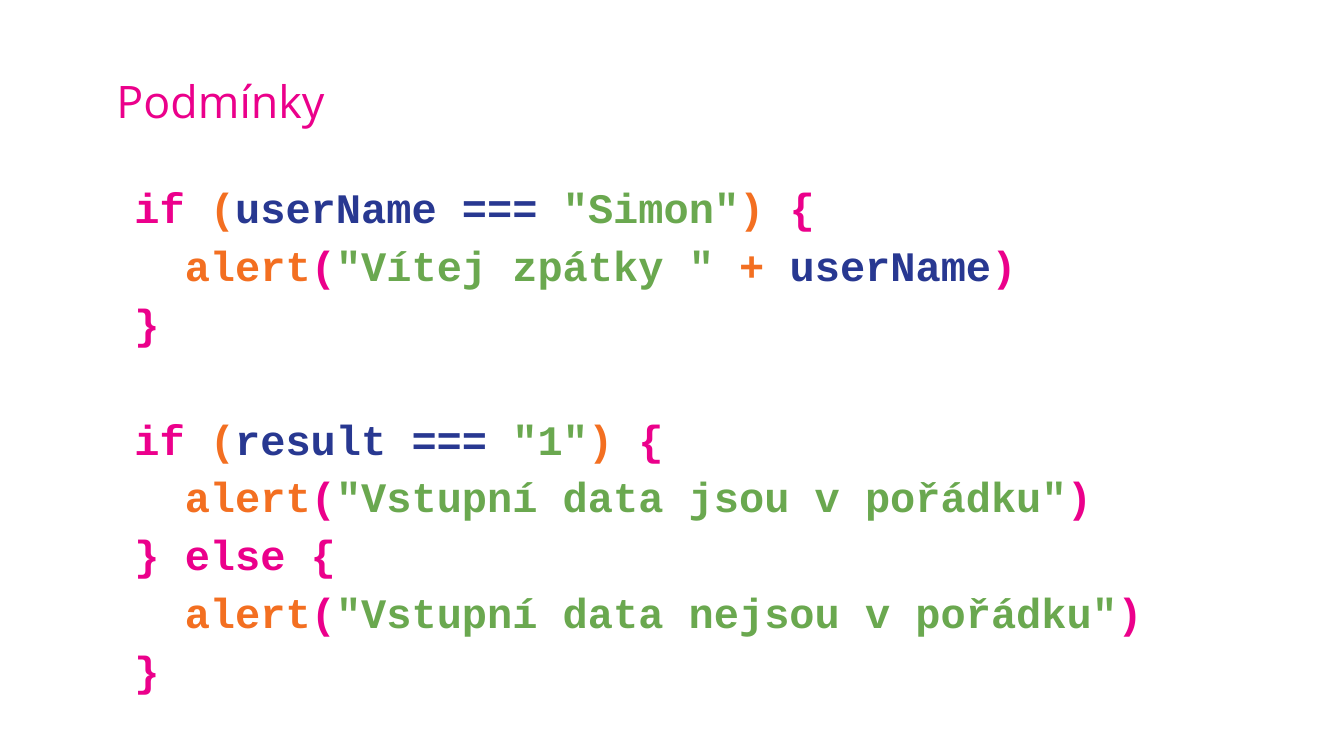
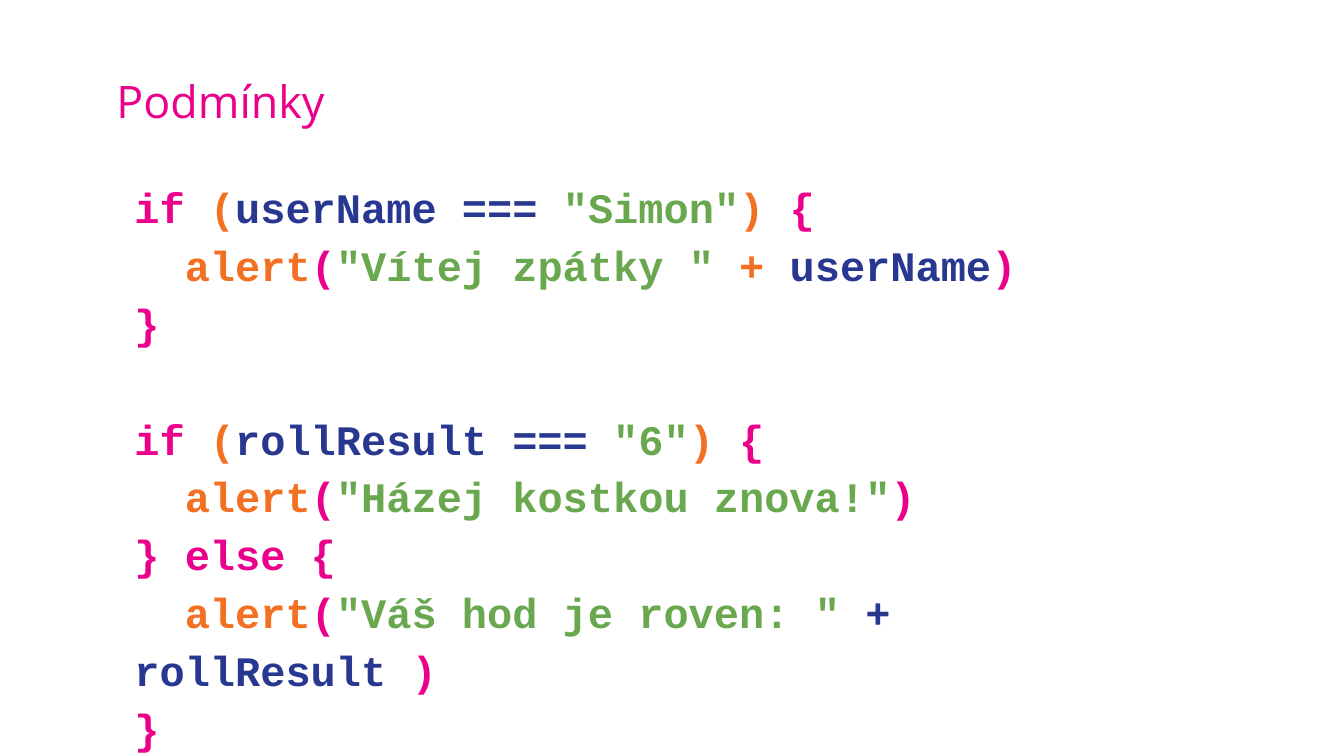
Before and after one commit to SimonB87/LetniSkola2020JS, a slide deck: slide 20 of JS-SB-LetnIskola2020.pptx. Drawn at 1344x756 pixels with LibreOffice and Linux fonts; fonts in the diff are those of the drawing; background and template pictures are left out. Boxes give left, top, right and bottom in pixels: in the first picture for what was removed or moved away, otherwise in the second. Text is boxed around its words. In the diff, an @@ line names an element or a change of style, - is before the commit and + after.

```diff
--- a/JS-SB-LetnIskola2020.pptx
+++ b/JS-SB-LetnIskola2020.pptx
@@ text at [134,424,916,521]: text changed @@
-if (result === "1") {
-alert("Vstupní data jsou v pořádku")
+if (rollResult === "6") {
+alert("Házej kostkou znova!")
@@ text at [134,598,789,687]: text changed @@
-alert("Vstupní data nejsou v pořádku")
+alert("Váš hod je roven: " + rollResult )
```
Also in this commit, not shown: 3 other slides changed, 2 slides added, 2 slides removed.
